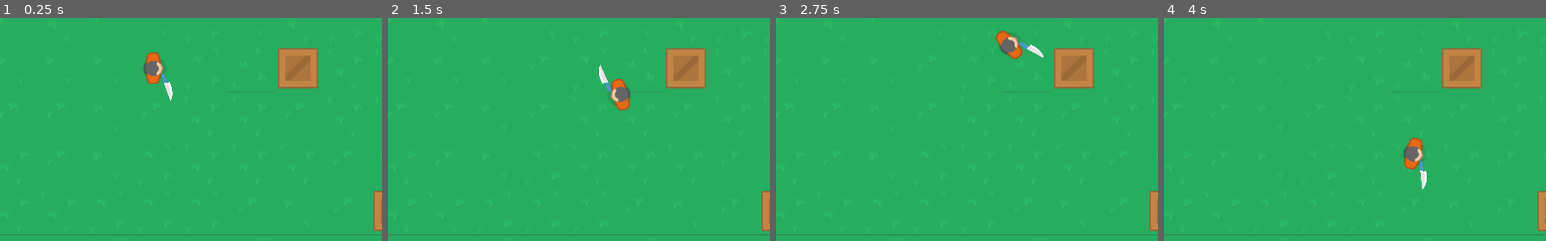
Above: before the commit, frames 1-4 (left to right).
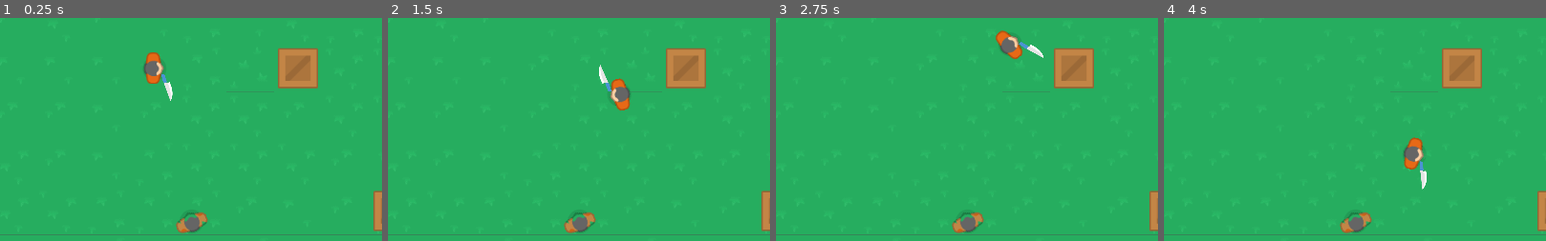
Above: after the commit, the same moments.

Repository: Meelastrid/BitGame
Game: Godot game, scene res://scenes/main.tscn
Two runs of this game, one before a commit and one after it. Both use one fixed random seed, a clock stepped at 60 frames per second and the inputs below.
Inputs (mouse positions are % of the whole screen's width and height, from its top left):
- Up to frame 1 (0.25 s): no input
- Up to frame 2 (1.5 s): tap Enter (ui_accept) at 0.5, 0.77 s; move the mouse to (72, 45) at 0.52 s; press the mouse at (72, 45) at 0.53 s; hold Right (ui_right) from 0.53 s (still down); move the mouse to (30, 55) at 1.27 s; release the mouse at (30, 55) at 1.28 s; right-click (30, 55) at 1.35 s
- Up to frame 3 (2.75 s): tap Enter (ui_accept) at 1.52 s; move the mouse to (60, 28) at 2.02 s; release Right (ui_right) at 2.03 s; press the mouse at (60, 28) at 2.03 s; hold Left (ui_left) from 2.03 s (still down)
- Up to frame 4 (4 s): move the mouse to (45, 70) at 2.77 s; release Left (ui_left) at 2.78 s; release the mouse at (45, 70) at 2.78 s; hold Right (ui_right) from 2.78 s (still down); right-click (45, 70) at 2.85 s; click (45, 70) at 2.92 s; tap Enter (ui_accept) at 3.02, 3.77 s; move the mouse to (80, 65) at 3.52 s; press the mouse at (80, 65) at 3.53 s
The pictures show only the part of the screen within x 27-77%, y 26-76%; the shares and areas given below are measured in that part.

The runs differ from the first frame. In frame 1, 0.5% of the frame differs, in the area x 46-55%, y 87-97%; in frame 2, 0.5%; in frame 3, 0.5%; in frame 4, 0.5%.

Commit message:
added: zombie

Diff:
--- a/scenes/main.tscn
+++ b/scenes/main.tscn
@@ -9,6 +9,8 @@
 [ext_resource path="res://assets/objects/crate.png" type="Texture" id=7]
 [ext_resource path="res://scripts/Crate.gd" type="Script" id=8]
 [ext_resource path="res://scripts/Sword.gd" type="Script" id=9]
+[ext_resource path="res://assets/characters/enemies/zombie.png" type="Texture" id=10]
+[ext_resource path="res://scripts/Zombie.gd" type="Script" id=11]
 
 [sub_resource type="CircleShape2D" id=1]
 radius = 11.0
@@ -85,6 +87,9 @@
 [sub_resource type="RectangleShape2D" id=4]
 extents = Vector2( 24, 24 )
 
+[sub_resource type="CapsuleShape2D" id=5]
+radius = 13.0
+
 [node name="Main" type="Node2D"]
 
 [node name="PlatformClient" type="Node2D" parent="."]
@@ -193,6 +198,18 @@
 
 [node name="Sprite" type="Sprite" parent="TileMap/Crate5"]
 texture = ExtResource( 7 )
+
+[node name="Zombie" type="KinematicBody2D" parent="TileMap" groups=["hurtbox"]]
+position = Vector2( 529, 430 )
+rotation = -1.94604
+script = ExtResource( 11 )
+
+[node name="CollisionShape2D" type="CollisionShape2D" parent="TileMap/Zombie"]
+position = Vector2( -1, 0 )
+shape = SubResource( 5 )
+
+[node name="Sprite" type="Sprite" parent="TileMap/Zombie"]
+texture = ExtResource( 10 )
 
 [node name="TextureRect" type="TextureRect" parent="."]
 visible = false
--- /dev/null
+++ b/scripts/Zombie.gd
@@ -0,0 +1,26 @@
+extends KinematicBody2D
+
+export (int) var speed = 150
+
+var health = 3
+var RotateSpeed = 5
+var Radius = 100
+var _centre
+var _angle = 0
+func _ready():
+    set_process(true)
+    _centre = position
+
+
+func take_damage():
+    health -= 1
+    print("Took damage! Lives remaining: ", health)
+    if health <= 0:
+        queue_free()
+
+func _physics_process(delta):
+    pass
+#    _angle += RotateSpeed * delta;
+#    var offset = Vector2(sin(_angle), cos(_angle)) * Radius;
+#    var pos = _centre + offset
+#    move_and_slide(pos)
Binary file added: assets/characters/enemies/zombie.png
Not shown: 1 places in scenes/main.tscn that only renumber resources
